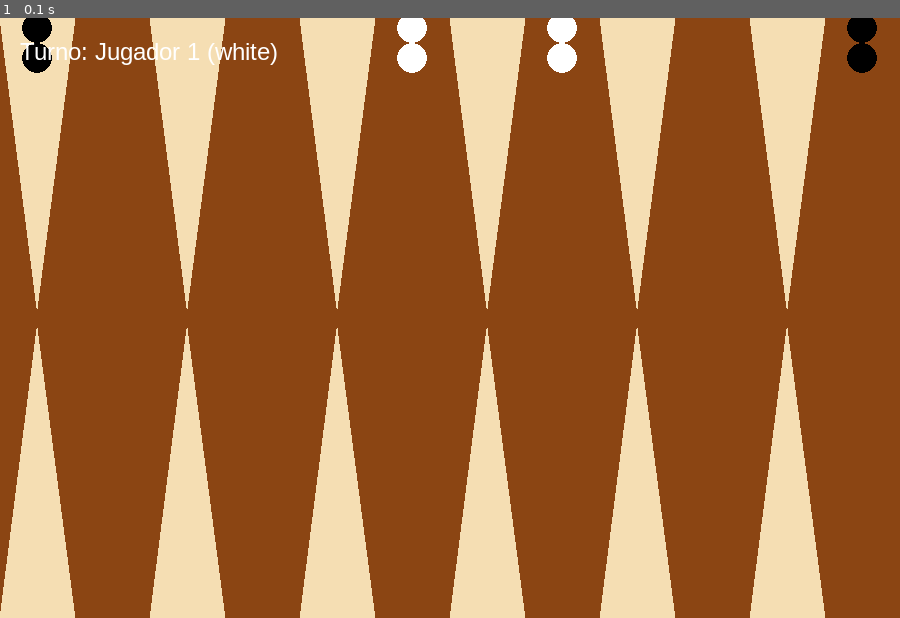
Above: before the commit, frame 1.
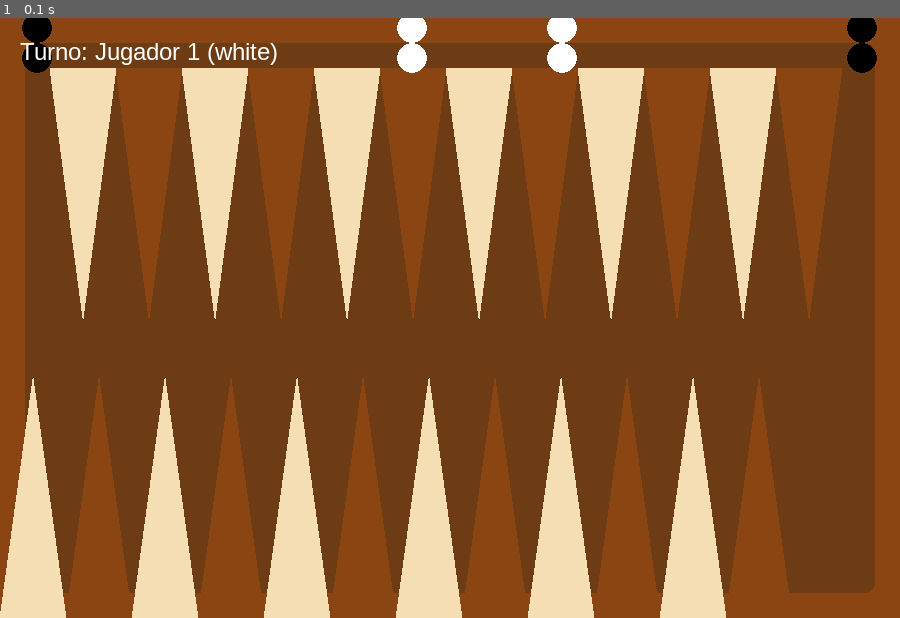
Above: after the commit, the same moment.

Repository: um-computacion/computacion-2025-backgammon-zoecamus
Game: pygame game, started from gui/PygameUI.py
Same seed, same stepped clock (60 frames per second), same inputs: the game is played once before the commit and once after it.
Inputs:
- Up to frame 1 (0.1 s): no input

The runs differ from the first frame. In frame 1, 73% of the frame differs, in the area x 0-98%, y 0-100%.

Commit message:
tablero triangulos superiores

Diff:
--- a/gui/PygameUI.py
+++ b/gui/PygameUI.py
@@ -19,18 +19,22 @@
 # =============================
 
 def dibujar_tablero(screen):
-    """Dibuja las 24 puntas del tablero."""
-    ancho_punta = ANCHO // 12
-    alto_punta = ALTO // 2
+    """Dibuja las 24 puntas del tablero con márgenes y marco."""
+    MARGEN = 50
+    ancho_punta = (ANCHO - 2 * MARGEN) // 12
+    alto_punta = (ALTO - 2 * MARGEN) // 2
+
+    # Fondo del tablero
+    pygame.draw.rect(screen, (110, 60, 20), (MARGEN//2, MARGEN//2, ANCHO - MARGEN, ALTO - MARGEN), border_radius=10)
 
     for i in range(12):
         color = BEIGE if i % 2 == 0 else MARRON
 
         # Triángulos superiores
         puntos_superior = [
-            (i * ancho_punta, 0),
-            ((i + 1) * ancho_punta, 0),
-            (i * ancho_punta + ancho_punta // 2, alto_punta - 10)
+            (MARGEN + i * ancho_punta, MARGEN),
+            (MARGEN + (i + 1) * ancho_punta, MARGEN),
+            (MARGEN + i * ancho_punta + ancho_punta // 2, MARGEN + alto_punta)
         ]
         pygame.draw.polygon(screen, color, puntos_superior)
 
